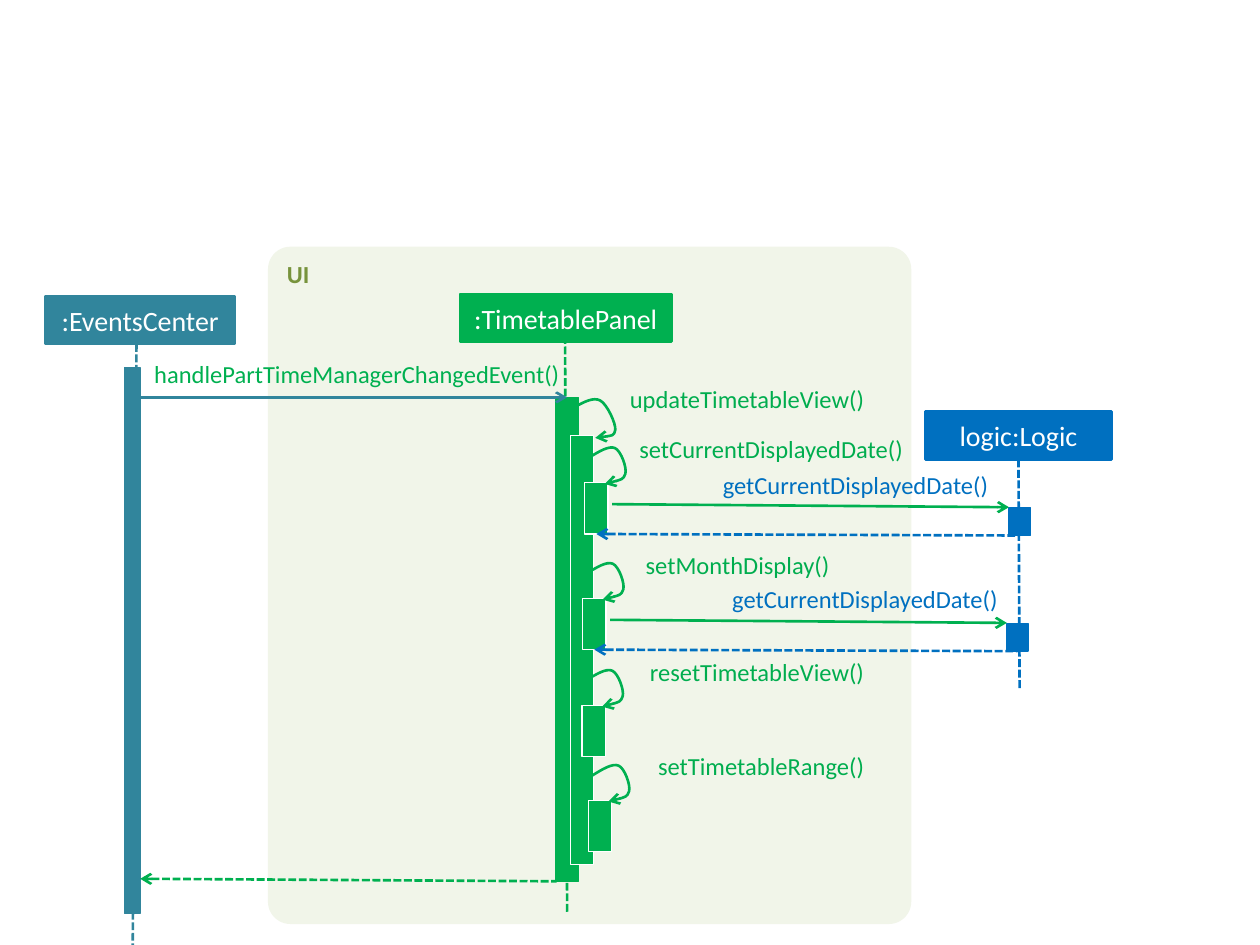
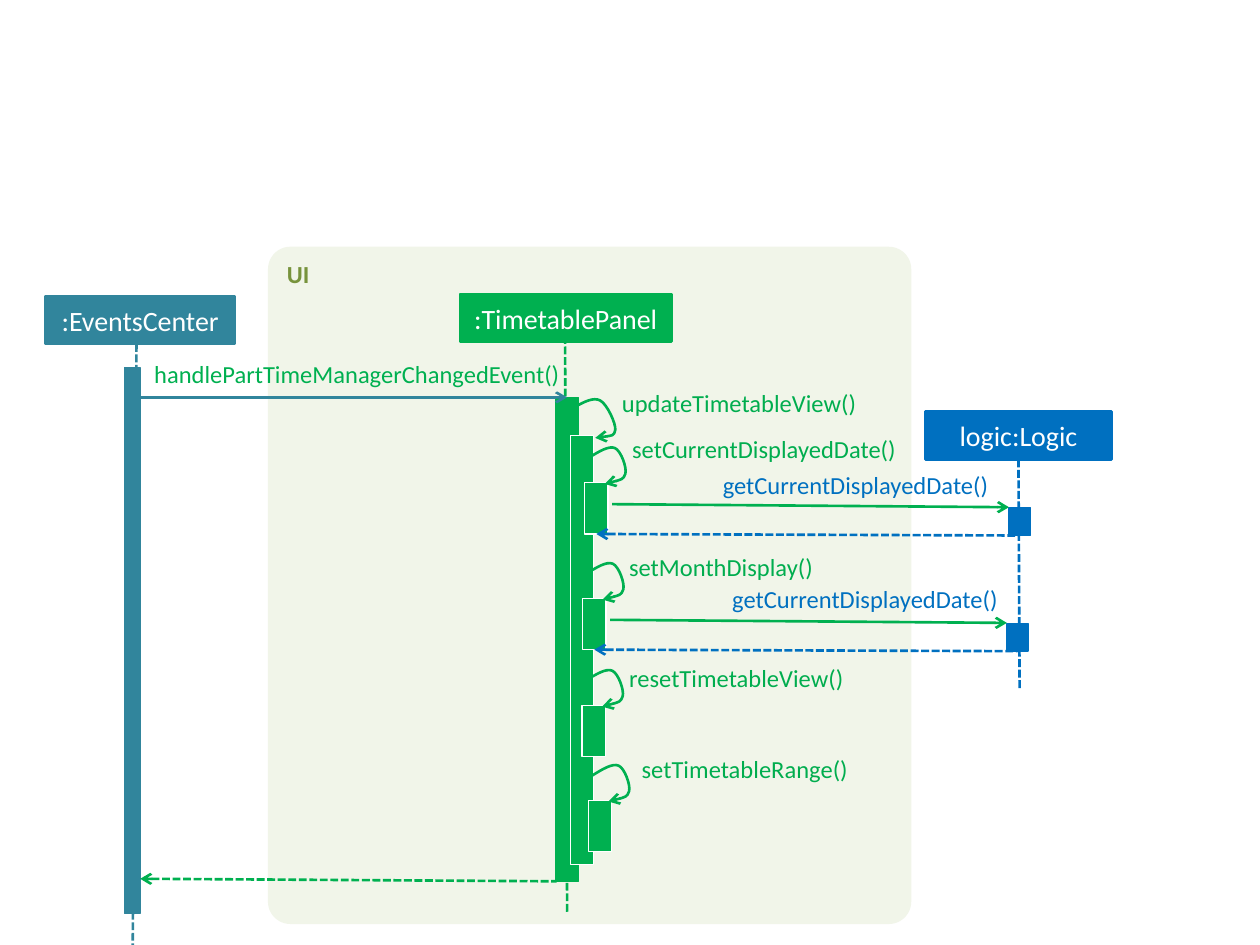
Before and after one commit to hzxcaryn/main, a slide deck: slide 1 of docs/diagrams/updateTimetableViewSequenceDiagram.pptx. Drawn at 1260x945 pixels with LibreOffice and Linux fonts; fonts in the diff are those of the drawing. Boxes give left, top, right and bottom in pixels: in the first picture for what was removed or moved away, otherwise in the second. Text is boxed around its words. In the diff, an @@ line names an element or a change of style, - is before the commit and + after.

```diff
--- a/docs/diagrams/updateTimetableViewSequenceDiagram.pptx
+++ b/docs/diagrams/updateTimetableViewSequenceDiagram.pptx
@@ text "updateTimetableView()": place and size @@
-text "updateTimetableView()" at [630, 390, 864, 412]
+text "updateTimetableView()" at [622, 394, 856, 416]
@@ text "setCurrentDisplayedDate()": place and size @@
-text "setCurrentDisplayedDate()" at [639, 440, 902, 462]
+text "setCurrentDisplayedDate()" at [632, 440, 895, 462]
@@ text "setMonthDisplay()": place and size @@
-text "setMonthDisplay()" at [646, 556, 830, 578]
+text "setMonthDisplay()" at [629, 558, 813, 580]
@@ text "resetTimetableView()": place and size @@
-text "resetTimetableView()" at [650, 663, 864, 685]
+text "resetTimetableView()" at [629, 669, 843, 691]
@@ text "setTimetableRange()": place and size @@
-text "setTimetableRange()" at [658, 757, 864, 780]
+text "setTimetableRange()" at [642, 760, 848, 783]
```
Also in this commit, not shown: 1 other file.
